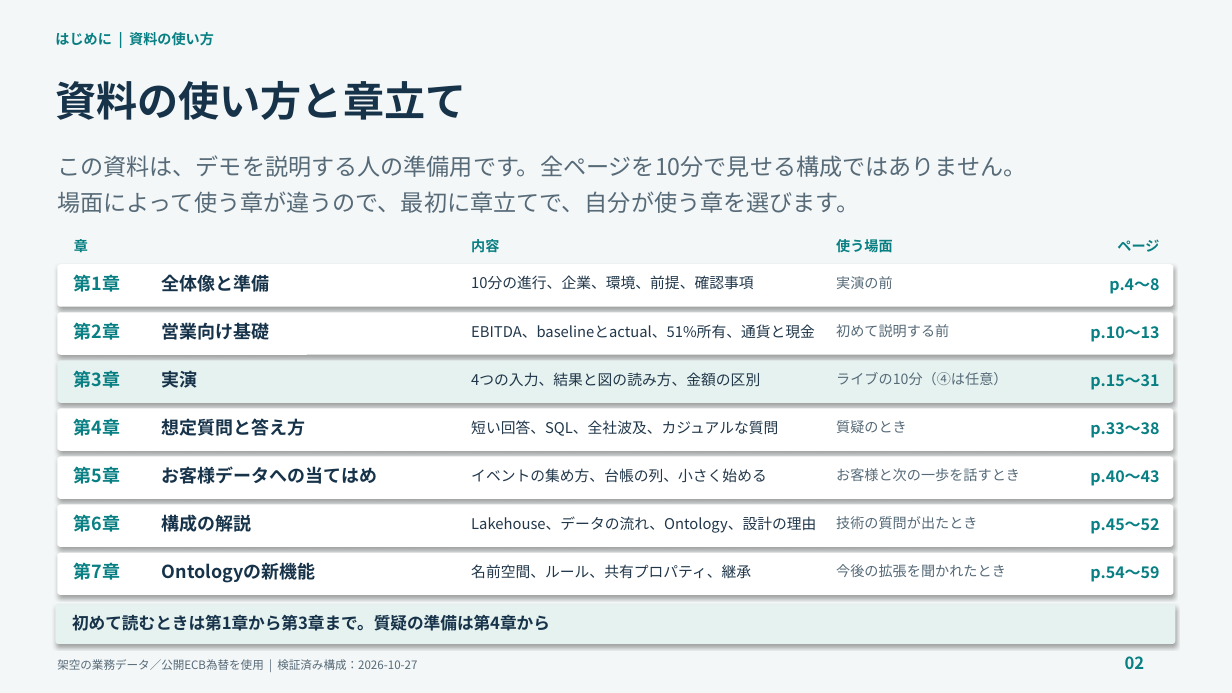
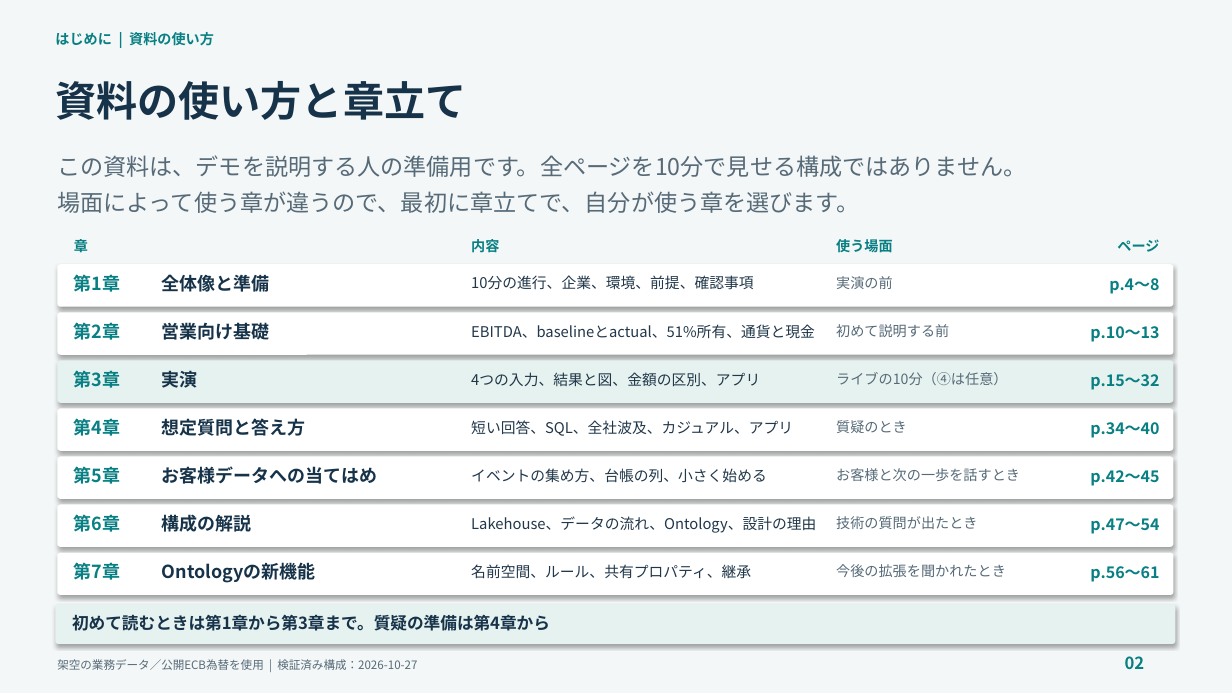
Before and after one commit to c-nova/FabricOntology_Trading, a slide deck: slide 2 of decks/TradingOntology_Demo_Presenter_Guide_JA.pptx. Drawn at 1232x693 pixels with LibreOffice and Linux fonts; fonts in the diff are those of the drawing. Boxes give left, top, right and bottom in pixels: in the first picture for what was removed or moved away, otherwise in the second. Text is boxed around its words. In the diff, an @@ line names an element or a change of style, - is before the commit and + after.

```diff
--- a/decks/TradingOntology_Demo_Presenter_Guide_JA.pptx
+++ b/decks/TradingOntology_Demo_Presenter_Guide_JA.pptx
@@ text at [471,372,760,387]: text changed @@
-4つの入力、結果と図の読み方、金額の区別
+4つの入力、結果と図、金額の区別、アプリ
@@ text at [1090,374,1159,390]: text changed @@
-p.15〜31
+p.15〜32
@@ text at [471,420,793,436]: text changed @@
-短い回答、SQL、全社波及、カジュアルな質問
+短い回答、SQL、全社波及、カジュアル、アプリ
@@ text at [1090,422,1159,438]: text changed @@
-p.33〜38
+p.34〜40
@@ text at [1090,470,1159,486]: text changed @@
-p.40〜43
+p.42〜45
@@ text at [1090,518,1159,534]: text changed @@
-p.45〜52
+p.47〜54
@@ text at [1090,566,1159,582]: text changed @@
-p.54〜59
+p.56〜61
```
Also in this commit, not shown: 29 other slides changed, 2 slides added, 10 other files.
